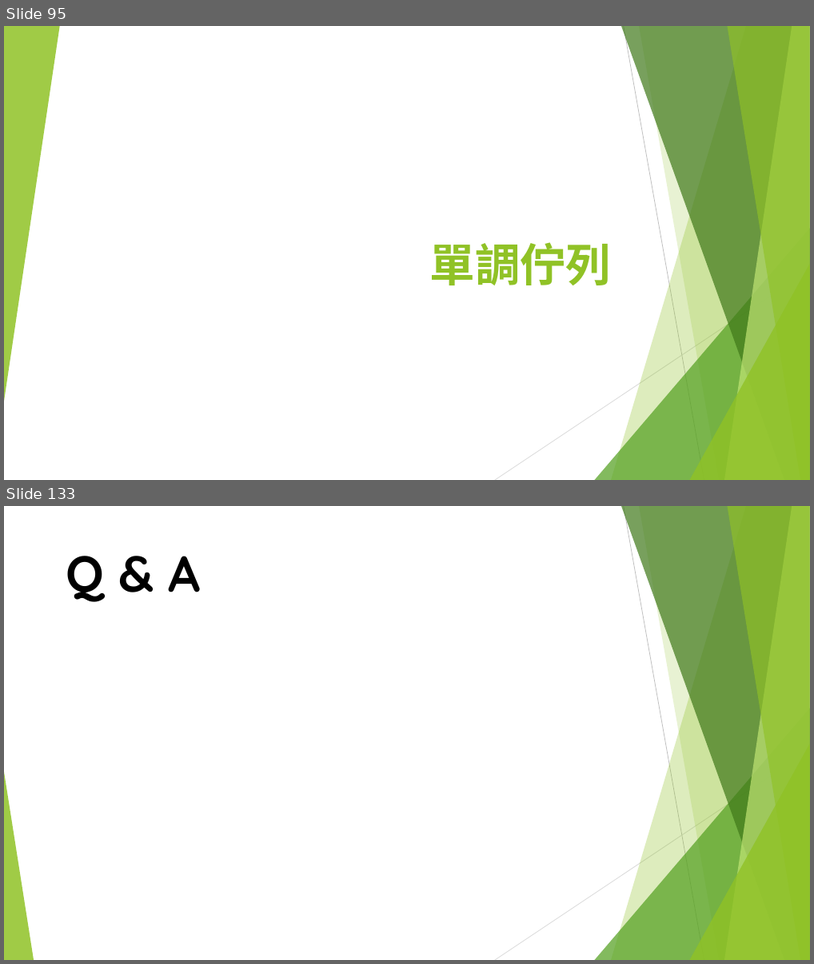
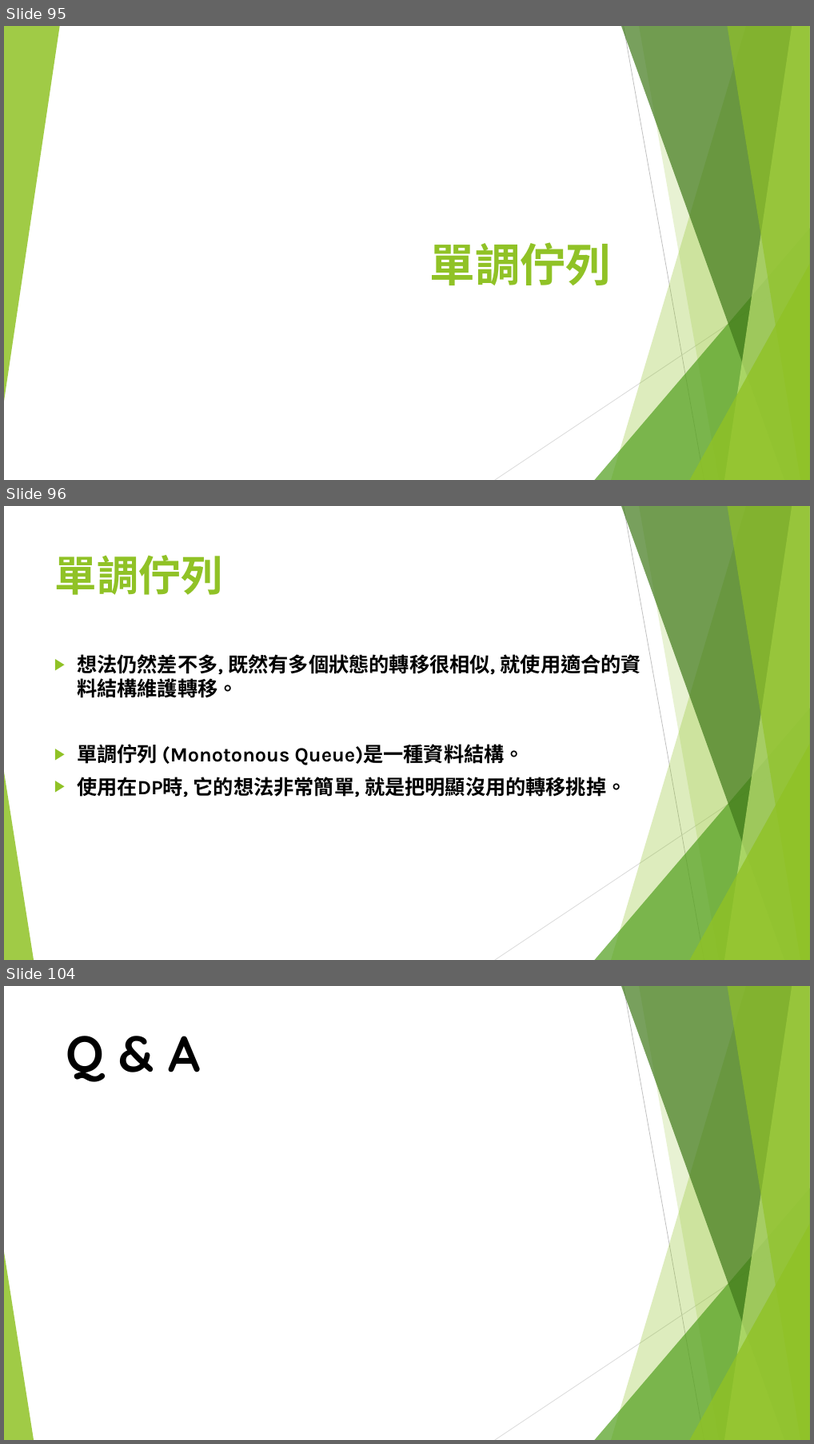
Before and after one commit to S920105123/DP2, a slide deck: presentation/進階動態規劃.pptx. Shown one above the other, each under a label of ours: slides 95 and 133 before the commit, slides 95, 96 and 104 after it; the slides between them are not shown. The pictures are 814x964 and 814x1444 pixels, drawn with LibreOffice and Linux fonts; fonts in the diff are those of the drawing. Boxes give left, top, right and bottom in pixels: in the first picture for what was removed or moved away, otherwise in the second. Text is boxed around its words. In the diff, an @@ line names an element or a change of style, - is before the commit and + after.

```diff
--- a/presentation/進階動態規劃.pptx
+++ b/presentation/進階動態規劃.pptx
@@ slide 96 added at [4,506,810,960], background #FFFFFF; not listed: 10 template elements that a slide beside it also shows @@
@@ title added at [55,555,223,595], 50 pt, text #90C226, bold @@
+單調佇列
@@ text added at [77,654,642,797], 24 pt, text #000000, bold @@
+▶ 想法仍然差不多, 既然有多個狀態的轉移很相似, 就使用適合的資料結構維護轉移。
+▶ 單調佇列 (Monotonous Queue)是一種資料結構。
+▶ 使用在DP時, 它的想法非常簡單, 就是把明顯沒用的轉移挑掉。
@@ what was slide 133 is now slide 104 @@
```
Also in this commit, not shown: 3 slides changed, 8 other slides added.
